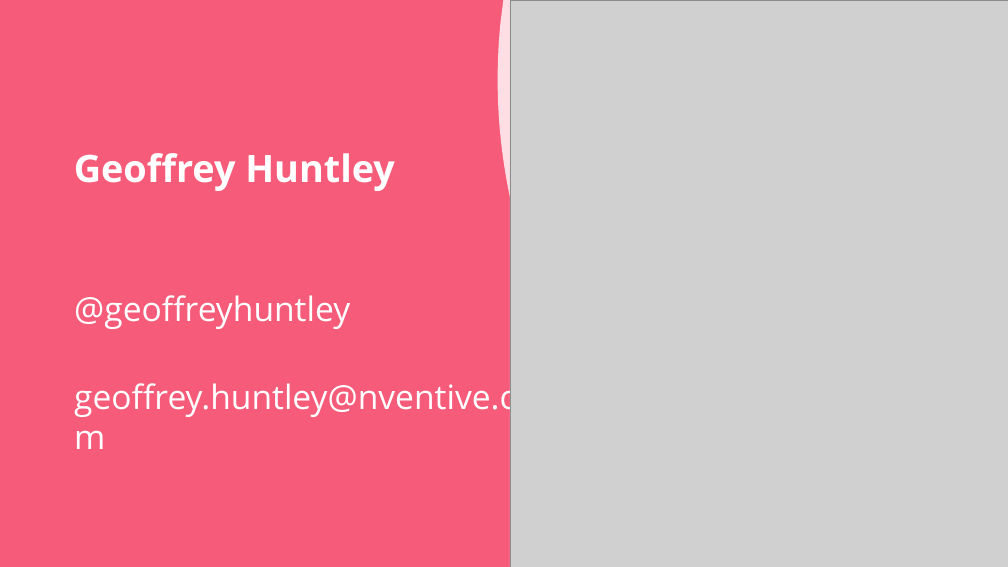
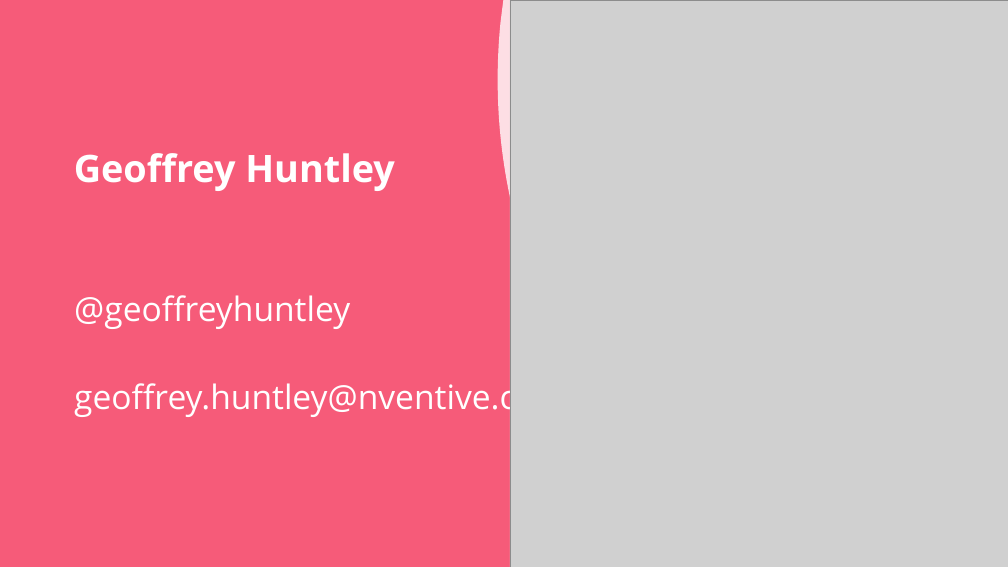
Before and after one commit to unoplatform/workshops, a slide deck: slide 2 of uno-bootcamp/slides/uno-bootcamp.pptx. Drawn at 1008x567 pixels with LibreOffice and Linux fonts; fonts in the diff are those of the drawing; grey boxes stand for pictures; background and template pictures are left out. Boxes give left, top, right and bottom in pixels: in the first picture for what was removed or moved away, otherwise in the second. Text is boxed around its words. In the diff, an @@ line names an element or a change of style, - is before the commit and + after.

```diff
--- a/uno-bootcamp/slides/uno-bootcamp.pptx
+++ b/uno-bootcamp/slides/uno-bootcamp.pptx
@@ text "@geoffreyhuntley" rewrapped from [74, 295, 536, 418] to [74, 295, 567, 418] @@
```
Also in this commit, not shown: 24 other slides changed.
